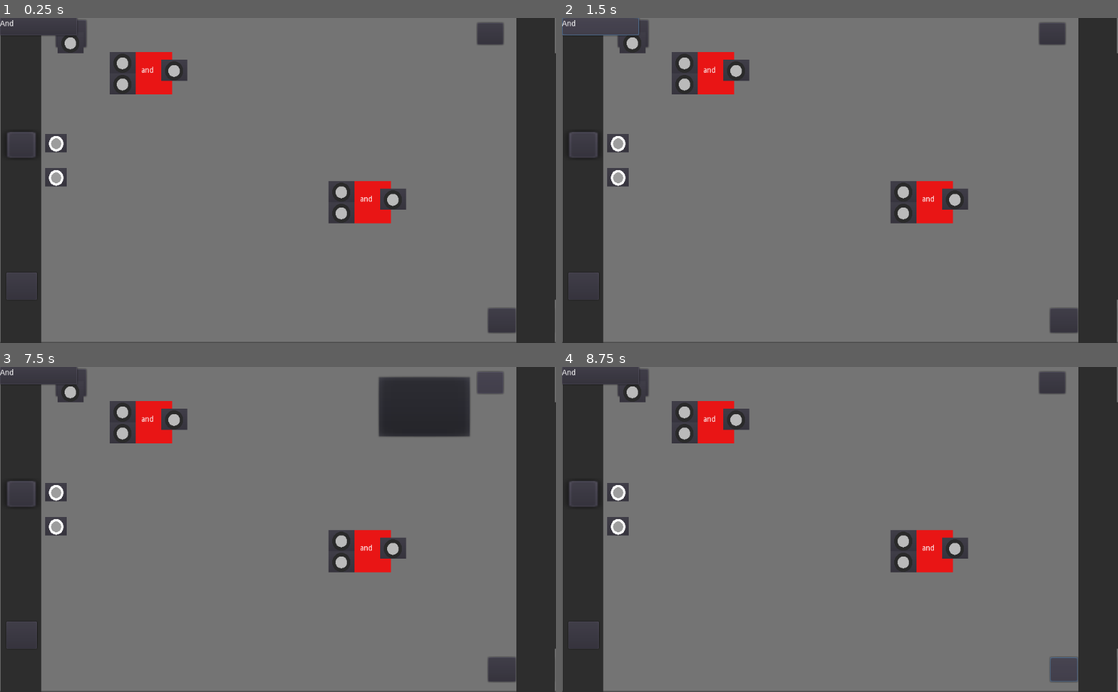
Above: before the commit, frames 1-4 (two rows, left to right).
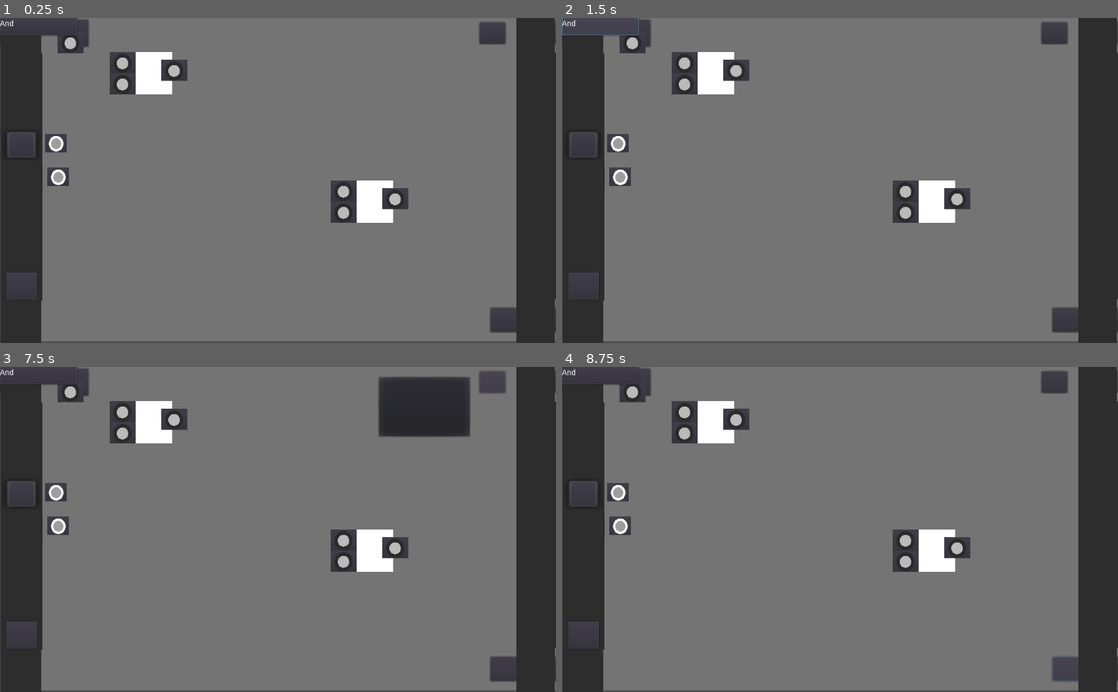
Above: after the commit, the same moments.

Repository: Boyquotes/Logic_Gates
Game: Godot game, scene res://Control.tscn
Same seed, same stepped clock (60 frames per second), same inputs: the game is played once before the commit and once after it. This scene is started directly instead of the project's main scene.
Inputs (mouse positions are in pixels of both pictures, inside the frame that each line leads up to; where the layout moved, square brackets give the same spot in the first picture):
- Up to frame 1 (0.25 s): no input
- Up to frame 2 (1.5 s): click (584, 34) [578, 34] at 0.5 s; click (634, 34) at 1.25 s
- Up to frame 3 (7.5 s): click "And" at 2 s; click (50, 380) at 2.77 s; click (50, 380) at 3.52 s; click (16, 380) at 4.27 s; click (22, 669) at 5.02 s; click (544, 669) [539, 669] at 5.75 s; click (544, 380) [539, 383] at 6.5 s; click (494, 383) [489, 383] at 7.25 s
- Up to frame 4 (8.75 s): click (1067, 669) [1062, 669] at 8 s

The runs differ from the first frame. In frame 1, 2.4% of the frame differs, in the area x 0-100%, y 0-100%; in frame 2, 2.4%; in frame 3, 2.4%; in frame 4, 2.5%.
Error before the commit: Unable to iterate on object of type 'Nil'. (res://gate_pop.gd:9)
Error after the commit: Unable to iterate on object of type 'Nil'. (res://gate_pop.gd:10)

Commit message:
gates can now be diffrent colors

Diff:
--- a/add.gd
+++ b/add.gd
@@ -10,9 +10,11 @@
 	var data = []
 	data = parse_json(file.get_line())
 	var table
+	var color
 	for i in data:
 		if my_nm == i["name"]:
 			table = i["table"]
+			color = i["color"]
 			break
 	var gate = load("res://gate.tscn").instance()
 	var inputs = 0
@@ -24,4 +26,6 @@
 	gate.output_table = table
 	gate.num_inputs = inputs
 	gate.num_outputs = len(table[0])
+	gate.txt = my_nm
+	gate.rect_color = color
 	p.add_child(gate)
--- a/board.tscn
+++ b/board.tscn
@@ -9,10 +9,10 @@
 [ext_resource path="res://remove_gate.gd" type="Script" id=7]
 
 [node name="board" type="ColorRect"]
-margin_left = -1.92297
-margin_top = -8.0
-margin_right = 1053.08
-margin_bottom = 599.0
+margin_left = 1.85254
+margin_top = -8.94388
+margin_right = 1056.86
+margin_bottom = 598.056
 color = Color( 0.458824, 0.458824, 0.458824, 1 )
 script = ExtResource( 3 )
 __meta__ = {
@@ -90,9 +90,11 @@
 margin_top = 310.376
 margin_right = 672.175
 margin_bottom = 350.376
+color = Color( 0.262745, 0.823529, 0.145098, 1 )
 [connection signal="pressed" from="remove_output" to="output_board" method="_on_remove_output_pressed"]
 [connection signal="pressed" from="add_output" to="output_board" method="_on_add_output_pressed"]
 [connection signal="pressed" from="open_popup" to="gate_popup" method="_on_add_gate_pressed"]
 [connection signal="mouse_entered" from="remove_gate" to="remove_gate" method="_on_remove_gate_mouse_entered"]
 [connection signal="mouse_exited" from="remove_gate" to="remove_gate" method="_on_remove_gate_mouse_exited"]
 [connection signal="pressed" from="Save" to="." method="_on_Save_pressed"]
+[connection signal="pressed" from="Save" to="Save" method="_on_Save_pressed"]
--- a/gate.gd
+++ b/gate.gd
@@ -1,11 +1,10 @@
 extends ColorRect
 
-var rect_color = "blue"
-var txt = "and"
-var txt_color = "white"
 var plug = preload("res://plug.tscn")
 
-#Has to be atleast one
+
+var rect_color = ""
+var txt = "idk"
 var num_inputs = 2
 var num_outputs = 1
 var int_input
@@ -42,6 +41,20 @@
 
 
 func _ready():
+	if rect_color == "red":
+		self.color = "ea1616"
+	elif rect_color == "blue":
+		self.color = "162dea"
+	elif rect_color == "purple":
+		self.color = "d416ea"
+	elif rect_color == "orange":
+		self.color = "ea6116"
+	elif rect_color == "yellow":
+		self.color = "ab9f17"
+	elif rect_color == "green":
+		self.color = "43d225"
+	else:
+		color = "ffffff"
 
 	if num_inputs > num_outputs:
 		self.rect_size = Vector2(len(txt) * 10 + 60, 39 * num_inputs)
--- a/gate_pop.gd
+++ b/gate_pop.gd
@@ -6,10 +6,14 @@
 	file.open("user://gates", File.READ)
 	var data = []
 	data = parse_json(file.get_line())
+	var y = 0
 	for i in data:
+		print("== ", i)
 		var new_btn = btn_tmp.instance()
 		new_btn.set_name(i["name"])
+		new_btn.set_position(Vector2(0, y))
 		self.add_child(new_btn)
+		y  += 100
 
 func _on_add_gate_pressed():
 	popup()
--- a/save.gd
+++ b/save.gd
@@ -3,17 +3,26 @@
 
 
 func _on_Save_pressed():
-	var file = File.new
+	var file = File.new()
 	file.open("user://gates", File.READ_WRITE)
 
 	var data = []
-	data = parse_json(file.get_line())
+	# data = parse_json(file.get_line())
+	var a = {
+		name = "and",
+		color = "red",
+		table = ["0", "0", "0", "1"]
+	}
+
 	var d = {
 		name = "or",
 		color = "blue",
 		table = ["0", "1", "1", "1"]
 	}
+	data.append(a)
 	data.append(d)
+	file.store_line(to_json(data))
+	print("stored")
 
 
 
--- /dev/null
+++ b/temp.gd
@@ -0,0 +1,6 @@
+extends Button
+
+
+
+func _on_Save_pressed():
+	pass # Replace with function body.
